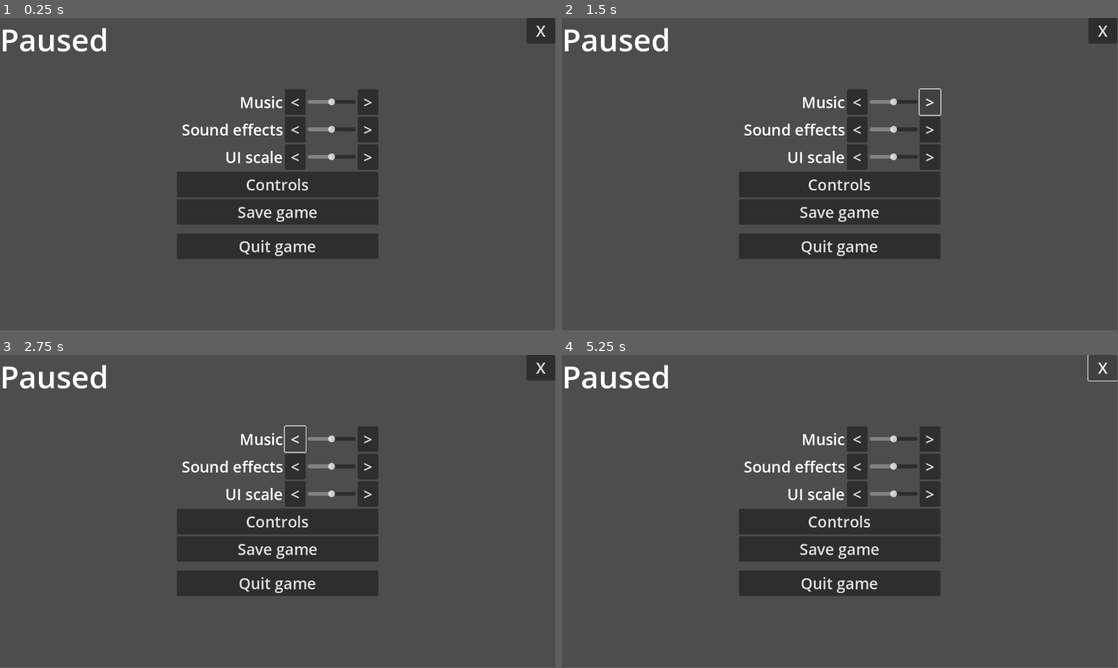
Above: before the commit, frames 1-4 (two rows, left to right).
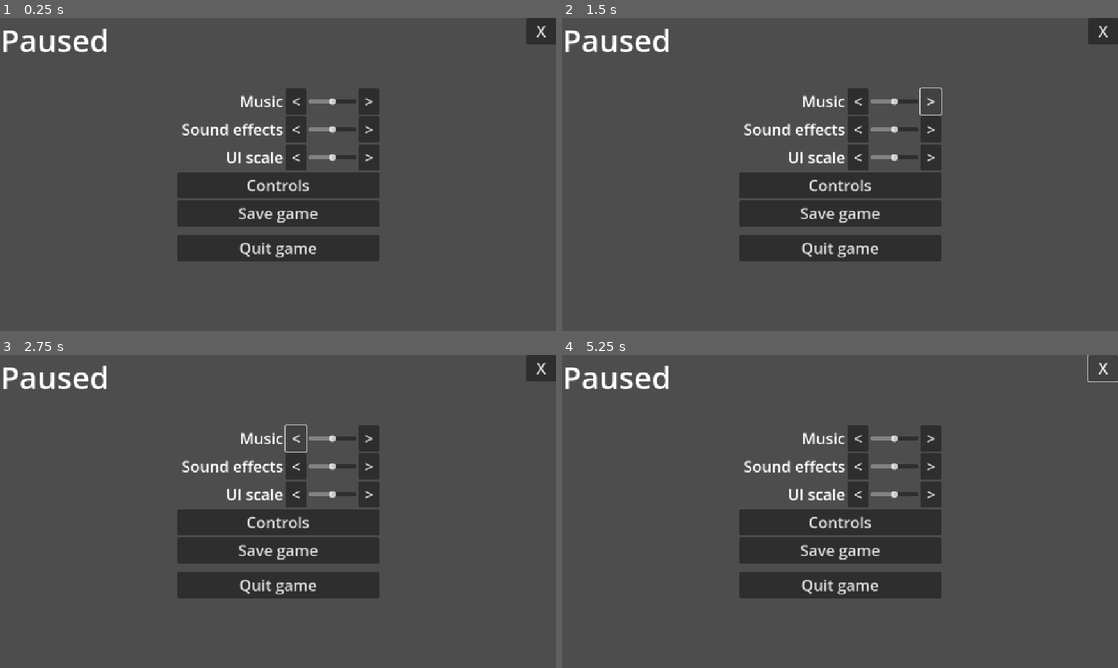
Above: after the commit, the same moments.

Repository: proximadams/Good-UI-Demo
Game: Godot game, scene res://scenes/pause_menu.tscn
Same seed, same stepped clock (60 frames per second), same inputs: the game is played once before the commit and once after it.
Inputs:
- Up to frame 1 (0.25 s): no input
- Up to frame 2 (1.5 s): click "<" at 0.5 s; click ">" at 1.25 s
- Up to frame 3 (2.75 s): click "<" at 2 s
- Up to frame 4 (5.25 s): click ">" at 2.75 s; click "<" at 3.5 s; click ">" at 4.25 s; click "X" at 5 s
In our replay, the window is 799x449 before the commit and 800x450 after it. These sizes can differ from the game's own. Grey fills any space a smaller window leaves; there, only what the larger window draws over its background counts as a difference.

The runs differ from the first frame. In frame 1, 3.0% of the frame differs, in the area x 0-100%, y 0-78%; in frame 2, 3.0%; in frame 3, 3.0%; in frame 4, 3.0%.

Commit message:
window resizing changes size of UI (all)

Diff:
--- a/project.godot
+++ b/project.godot
@@ -14,6 +14,11 @@
 run/main_scene="uid://dj8xvoqmjk0tj"
 config/features=PackedStringArray("4.4", "GL Compatibility")
 
+[display]
+
+window/stretch/mode="canvas_items"
+window/stretch/aspect="expand"
+
 [rendering]
 
 renderer/rendering_method="gl_compatibility"
--- a/scenes/pause_menu.tscn
+++ b/scenes/pause_menu.tscn
@@ -12,15 +12,14 @@
 grow_vertical = 2
 
 [node name="LabelPaused" type="Label" parent="."]
-layout_mode = 1
+layout_mode = 2
 offset_right = 225.0
 offset_bottom = 88.0
 theme = ExtResource("1_n87rw")
 text = "Paused"
 
 [node name="Button" type="Button" parent="."]
-layout_mode = 1
-anchors_preset = 1
+layout_mode = 2
 anchor_left = 1.0
 anchor_right = 1.0
 offset_left = -60.0
@@ -31,8 +30,7 @@
 text = "  X  "
 
 [node name="VBoxContainer" type="VBoxContainer" parent="."]
-layout_mode = 1
-anchors_preset = 8
+layout_mode = 2
 anchor_left = 0.5
 anchor_top = 0.5
 anchor_right = 0.5
